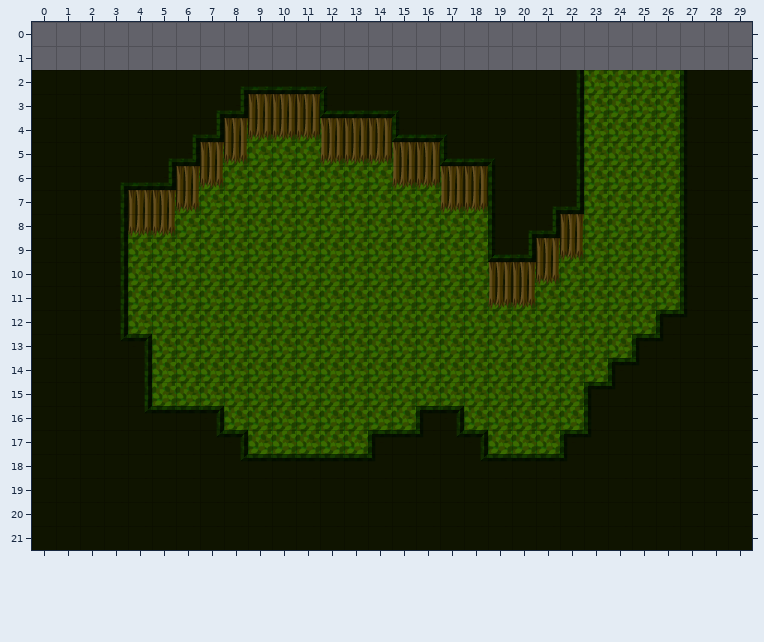
A Tiled map (JSON) gets an edit: public/map/forest5.json. That is the earlier state.
Cells are 32x32 px. Shown: x 0..29, y 0..21. The old version is drawn lined up with the new one.
And afterwards:
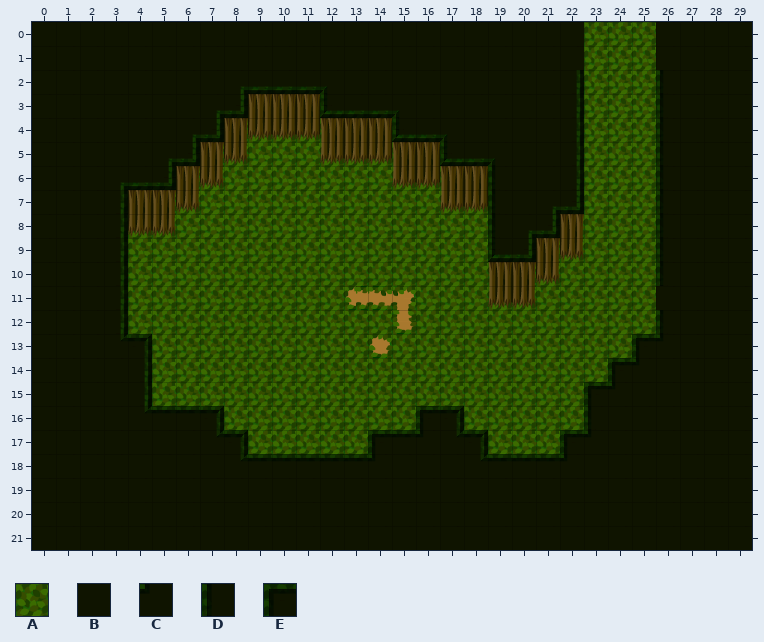
Key: from "forest": A 1; from "forest_ceil": B 0, C 1, D 16, E 34.
_ is an empty cell.
The edit:
map size 30x20 -> 30x22 cells (old content now starts at 0,2; both pictures use the new coordinates)
Layer "forest_sand":
There is now tile A in rows 0 to 1 at x 23 to 25.
Layer "wall":
Tile A is removed in rows 2 to 10 at x 26; in row 11 at x 13 to 15 and 26; in row 12 at x 15; in row 13 at x 14.
Layer "forest_ceil":
The edit turns tile C into tile B in row 12 at x 27.
The edit turns tile D into tile B in rows 2 to 11 at x 27.
There is now tile B in rows 0 to 1 at x 0 to 22 and 26 to 29; in row 11 at x 26.
The edit turns tile E into tile D in row 12 at x 26.
There is now tile D in rows 2 to 10 at x 26.
Where, in picture pixels (left, top, right, bottom), the same in both pictures:
changed: (32, 22, 752, 358)
